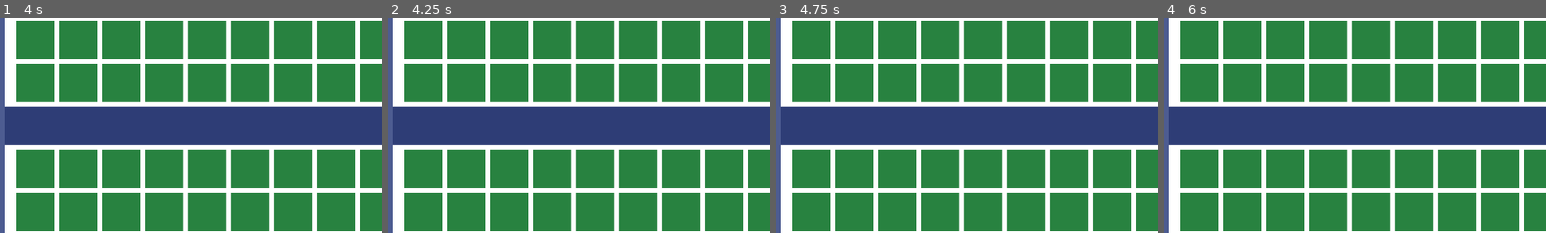
Above: before the commit, frames 1-4 (left to right).
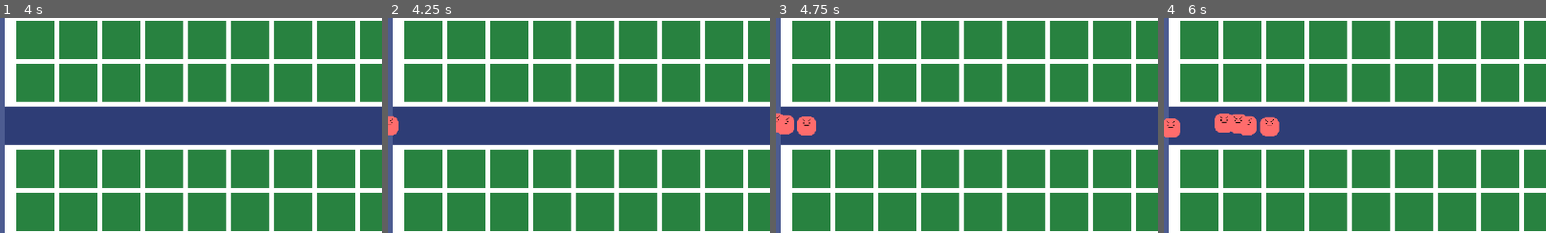
Above: after the commit, the same moments.

Repository: Pandem-Games/BindingTower
Game: Godot game, scene res://Nodes/Scenes/Menu/TitleScreen.tscn
Two runs of this game, one before a commit and one after it. Both use one fixed random seed, a clock stepped at 60 frames per second and the inputs below. The engine's default icon, where the game draws it, is replaced by a stand-in: a white triangle on a blue panel in a dark square.
Inputs (mouse positions are % of the whole screen's width and height, from its top left):
- Up to frame 1 (4 s): click "Options" at 0.5 s; click "Back" at 1.25 s; click "New Game" at 2 s; tap Enter at 2.75 s; move the mouse to (42, 94) at 2.77 s; click (42, 94) at 2.92 s; tap Space (ui_select) at 3.02, 3.5, 3.77 s; move the mouse to (30, 55) at 3.52 s; click (30, 55) at 3.67 s
- Up to frame 2 (4.25 s): no input
- Up to frame 3 (4.75 s): tap Enter at 4.25 s; move the mouse to (60, 28) at 4.27 s; click (60, 28) at 4.42 s
- Up to frame 4 (6 s): move the mouse to (45, 70) at 5.02 s; click (45, 70) at 5.17 s; tap Space (ui_select) at 5.27 s; move the mouse to (80, 65) at 5.77 s; click (80, 65) at 5.92 s
The pictures show only the part of the screen within x 0-50%, y 5-55%; the shares and areas given below are measured in that part.

Frame 1 is identical in both runs. In frame 2, 0.2% of the frame differs, in the area x 0-3%, y 45-55%; in frame 3, 0.8%; in frame 4, 1.8%, in the area x 0-31%, y 44-56%.
Error before the commit: Invalid get index 'G' (on base: 'Nil'). (res://Scripts/Spawner.gd:29)

Commit message:
Fullscreen and other small changes.

Diff:
--- a/Globals/Settings.gd
+++ b/Globals/Settings.gd
@@ -38,8 +38,8 @@
 
 	#Scan Codes - keyboard inputs that are binded to an action
 	"scan_codes" : {
-		"kb_use" : 32, #space bar
-		"kb_pause" : 16777217 #escape
+		"use" : 32, #space bar
+		"pause" : 16777217 #escape
 	}
 }
 
@@ -68,8 +68,10 @@
 	set_resolution(settings["res_width"], settings["res_height"])
 
 # If user wants to change the input for an action
-#func _input(kb_change):
-#	pass
+#func _input(action, kb_change):
+#	InputMap.action_erase_events(action)
+#	InputMap.action_add_event(action, kb_change)
+#	settings["scan_codes"][action] = kb_change
 
 # This function is called every frame so probably don't use it
 #func _process(delta):
@@ -157,8 +159,8 @@
 
 func set_borderless(value):
 	settings["borderless"] = value
-#	OS.set_borderless_window(value)
-	OS.borderless = value
+	OS.set_borderless_window(value)
+
 	save_game()
 
 # Save option variables
@@ -182,3 +184,5 @@
 	set_volume(settings["Master_Volume"], "Master")
 	set_volume(settings["Music_Volume"], "Music")
 	set_volume(settings["Effects_Volume"], "Effects")
+	set_fullscreen(settings["fullscreen"])
+	set_borderless(settings["borderless"])
--- a/Nodes/Scenes/Menu/TitleScreen.tscn
+++ b/Nodes/Scenes/Menu/TitleScreen.tscn
@@ -1,9 +1,8 @@
-[gd_scene load_steps=12 format=2]
+[gd_scene load_steps=11 format=2]
 
 [ext_resource path="res://Assests/Font/yoster.ttf" type="DynamicFontData" id=1]
 [ext_resource path="res://Assests/Font/saved_styles/TitleText.tres" type="DynamicFont" id=2]
 [ext_resource path="res://Assests/Images/hope_jacob_doesnt_notice.png" type="Texture" id=3]
-[ext_resource path="res://Assests/Images/title.png" type="Texture" id=5]
 [ext_resource path="res://Scripts/TitleScreen.gd" type="Script" id=6]
 
 [sub_resource type="DynamicFont" id=1]
@@ -41,18 +40,6 @@
 margin_bottom = 96.0
 custom_fonts/font = SubResource( 1 )
 text = "Binding Tower"
-__meta__ = {
-"_edit_use_anchors_": false
-}
-
-[node name="logo" type="TextureRect" parent="."]
-visible = false
-anchor_left = 0.5
-anchor_right = 0.5
-margin_left = -268.5
-margin_right = 268.5
-margin_bottom = 129.0
-texture = ExtResource( 5 )
 __meta__ = {
 "_edit_use_anchors_": false
 }
--- a/Nodes/Scenes/Options.tscn
+++ b/Nodes/Scenes/Options.tscn
@@ -312,6 +312,8 @@
 [connection signal="pressed" from="VBoxContainer/HBoxContainer/btn_audio" to="." method="Audio"]
 [connection signal="pressed" from="VBoxContainer/HBoxContainer/btn_controls" to="." method="Controls"]
 [connection signal="item_selected" from="VBoxContainer/Video/btn_resolution" to="." method="resolution_selected"]
+[connection signal="toggled" from="VBoxContainer/Video/btn_fullscreen" to="." method="fullscreen_selected"]
+[connection signal="toggled" from="VBoxContainer/Video/btn_borderless_fullscreen" to="." method="borderless_fullscreen_selected"]
 [connection signal="value_changed" from="VBoxContainer/Audio/master_volume_slider" to="." method="volume_slider_changed" binds= [ "Master" ]]
 [connection signal="value_changed" from="VBoxContainer/Audio/music_volume_slider" to="." method="volume_slider_changed" binds= [ "Music" ]]
 [connection signal="value_changed" from="VBoxContainer/Audio/effects_volume_slider" to="." method="volume_slider_changed" binds= [ "Effects" ]]
--- a/Scripts/Options.gd
+++ b/Scripts/Options.gd
@@ -2,7 +2,7 @@
 
 
 var all_options = {
-	"Resolution" : {
+	"resolution" : {
 		"1920 x 1080" : {
 			"width" : 1920,
 			"height" : 1080
@@ -56,12 +56,7 @@
 			"height" : 600
 		}
 	},
-#	"Fullscreen" : {
-#		"fullscreen" : "fullscreen",
-#		"windowed" : "windowed",
-#		"boarderless" : "boarderless"
-#	}
-
+	"toggle_ignore_sig" : false
 }
 
 # Called when the node enters the scene tree for the first time.
@@ -69,10 +64,13 @@
 	# Call this to hid ethe other options and just display video options
 	Video()
 
-	for i in all_options:
-		call(i, all_options[i])
+	set_resolution_btn(all_options["resolution"])
+#	for i in all_options:
+		#call("set_" + i + "_btn", all_options[i])
 
-	set_volume()
+	set_volume_slider()
+	set_borderless_fullscreen_btn()
+	set_fullscreen_btn()
 
 
 func Video():
@@ -97,30 +95,20 @@
 	get_tree().change_scene("res://Nodes/Scenes/Menu/TitleScreen.tscn")
 
 
-func Resolution(item):
+func set_resolution_btn(item):
 	var counter = 0
 
 	for i in item:
 		$VBoxContainer/Video/btn_resolution.add_item(i, counter)
-
-		if Settings.settings["res_width"] == all_options["Resolution"][i]["width"] and Settings.settings["res_height"] == all_options["Resolution"][i]["height"]:
+		if Settings.settings["res_width"] == all_options["resolution"][i]["width"] and Settings.settings["res_height"] == all_options["resolution"][i]["height"]:
 			$VBoxContainer/Video/btn_resolution.selected = counter
-
 		counter += 1
 
 
 func resolution_selected(item_id):
-	var key = all_options["Resolution"].keys()[item_id]
-	Settings.set_resolution(all_options["Resolution"][key]["width"], all_options["Resolution"][key]["height"])
+	var key = all_options["resolution"].keys()[item_id]
+	Settings.set_resolution(all_options["resolution"][key]["width"], all_options["resolution"][key]["height"])
 	Settings.save_game()
-
-
-func Fullscreen(item):
-	var counter = 0
-
-	for i in item:
-		$VBoxContainer/Video/btn_fullscreen.add_item(i, counter)
-		counter += 1
 
 
 func volume_slider_changed(value, slider_name):
@@ -128,11 +116,65 @@
 	get_node("VBoxContainer/Audio/lab_" + slider_name + "_number").set_text(str(value))
 
 
-
-func set_volume():
+func set_volume_slider():
+	# Updates the number at the end of the slider
 	volume_slider_changed(Settings.settings["Master_Volume"], "Master")
 	volume_slider_changed(Settings.settings["Music_Volume"], "Music")
 	volume_slider_changed(Settings.settings["Effects_Volume"], "Effects")
+
+	# Sets the slider value
 	$VBoxContainer/Audio/master_volume_slider.value = float(Settings.settings["Master_Volume"])
 	$VBoxContainer/Audio/music_volume_slider.value = float(Settings.settings["Music_Volume"])
 	$VBoxContainer/Audio/effects_volume_slider.value = float(Settings.settings["Effects_Volume"])
+
+
+func set_fullscreen_btn():
+	if Settings.settings["borderless"] == false:
+		if Settings.settings["fullscreen"] == true:
+			all_options["toggle_ignore_sig"] = true
+			$VBoxContainer/Video/btn_fullscreen.set_pressed(true)
+#			all_options["toggle_fullscreen"] = true
+
+
+func set_borderless_fullscreen_btn():
+	if Settings.settings["borderless"] == true and Settings.settings["fullscreen"] == true:
+		all_options["toggle_ignore_sig"] = true
+		$VBoxContainer/Video/btn_borderless_fullscreen.set_pressed(true)
+#		all_options["toggle_borderless_fullscreen"] = true
+
+
+func fullscreen_selected(value):
+	if all_options["toggle_ignore_sig"] == true:
+		all_options["toggle_ignore_sig"] = false
+		return
+
+	all_options["toggle_ignore_sig"] = true
+	$VBoxContainer/Video/btn_borderless_fullscreen.set_pressed(false)
+
+	Settings.set_borderless(false)
+	Settings.set_fullscreen(value)
+	all_options["toggle_ignore_sig"] = false
+
+#	print("fullscreen: ")
+#	print(str(value))
+#	print("f = " + str(Settings.settings["fullscreen"]) )
+#	print("b = " + str(Settings.settings["borderless"]) )
+
+
+func borderless_fullscreen_selected(value):
+	if all_options["toggle_ignore_sig"] == true:
+		all_options["toggle_ignore_sig"] = false
+		return
+
+	all_options["toggle_ignore_sig"] = true
+	$VBoxContainer/Video/btn_fullscreen.set_pressed(false)
+
+	Settings.set_borderless(value)
+	Settings.set_fullscreen(value)
+	all_options["toggle_ignore_sig"] = false
+
+
+#	print("borderless: ")
+#	print(str(value))
+#	print("f = " + str(Settings.settings["fullscreen"]) )
+#	print("b = " + str(Settings.settings["borderless"]) )
--- a/project.godot
+++ b/project.godot
@@ -21,8 +21,8 @@
 
 [autoload]
 
-Constants="*res://Scripts/Constants.gd"
-RN="*res://Scripts/RNG.gd"
+Constants="*res://Globals/Constants.gd"
+RN="*res://Globals/RNG.gd"
 Helpers="*res://Globals/Helpers.gd"
 Settings="*res://Globals/Settings.tscn"
 
Binary file removed: Assests/Images/characters.png
Not shown, removed: Assests/Images/characters.png.import
Binary file removed: Assests/Images/title.png
Not shown, removed: Assests/Images/title.png.import
